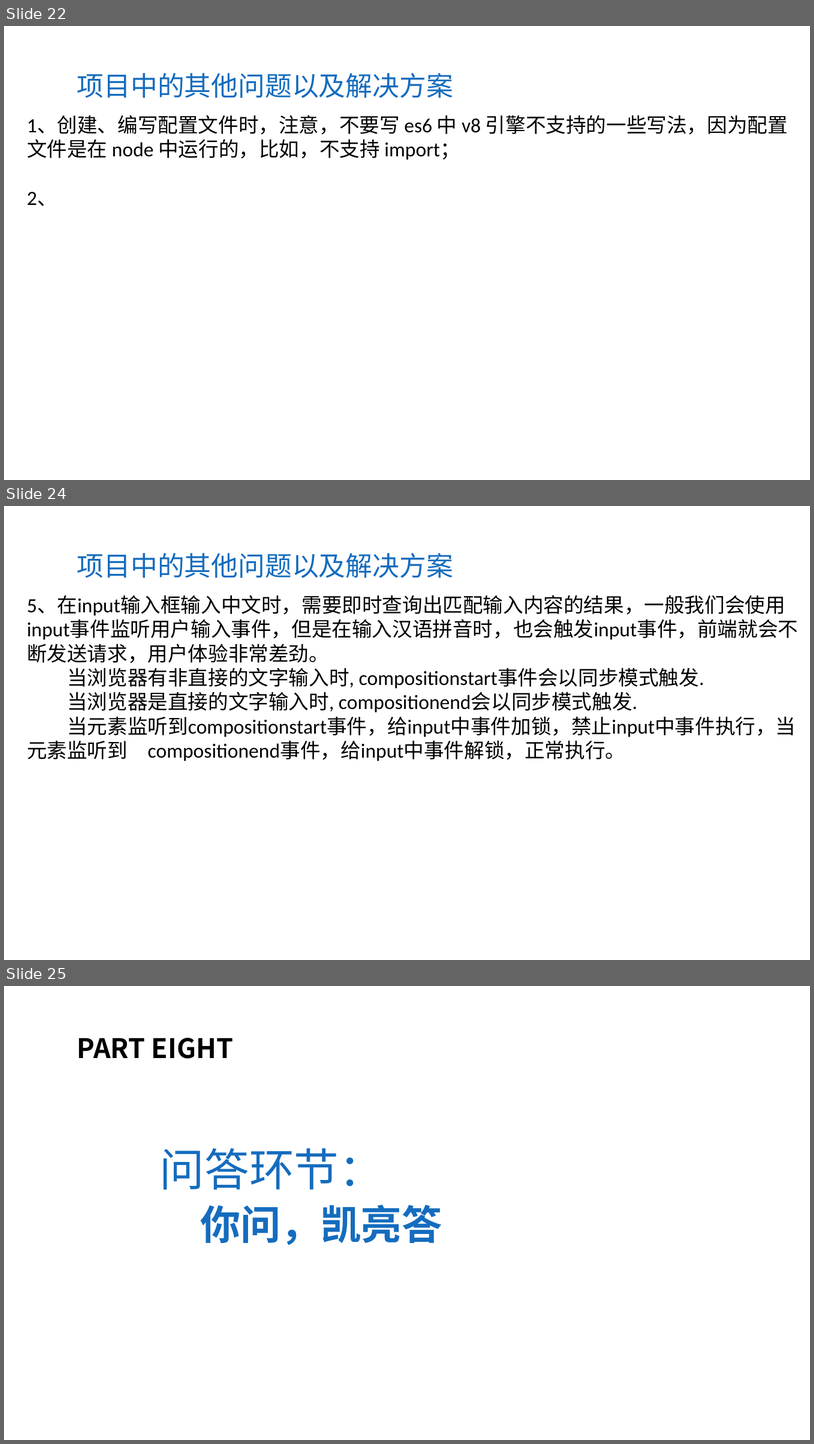
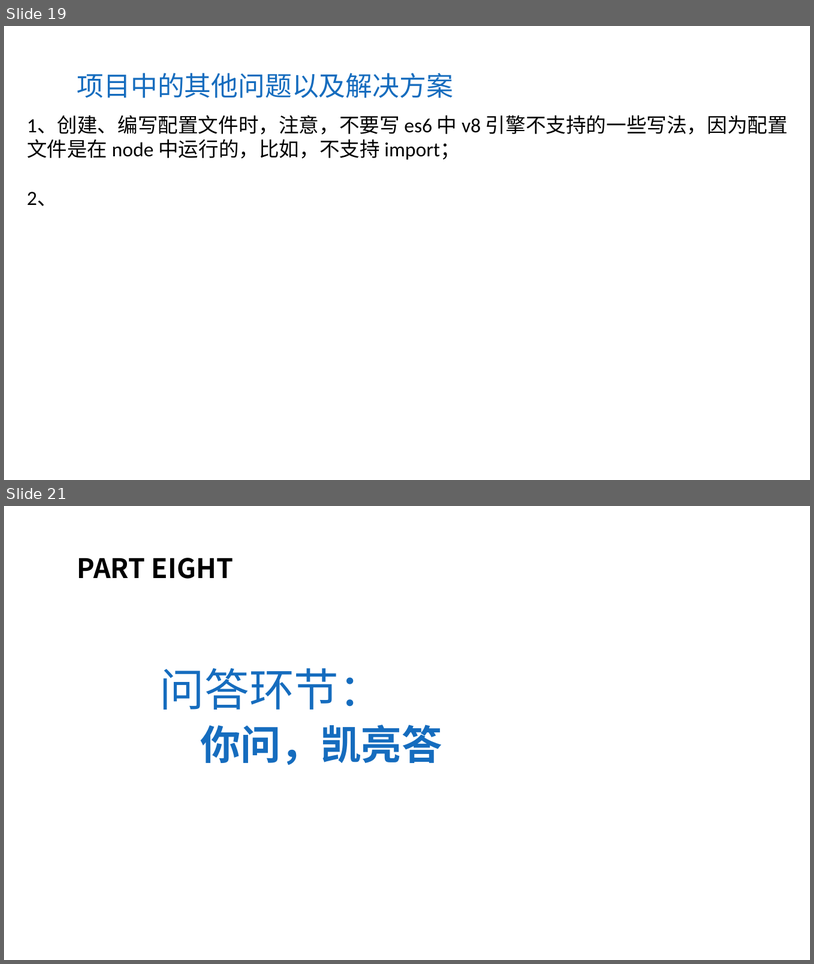
Before and after one commit to aYangLi/webpack-share, a slide deck: 20171208-李晨阳-Vue.js多页面项目Webpack配置方案.pptx. Shown one above the other, each under a label of ours: slides 22, 24 and 25 before the commit, slides 19 and 21 after it; the slides between them are not shown. The pictures are 814x1444 and 814x964 pixels, drawn with LibreOffice and Linux fonts; fonts in the diff are those of the drawing; background and template pictures are left out. Boxes give left, top, right and bottom in pixels: in the first picture for what was removed or moved away, otherwise in the second. Text is boxed around its words. In the diff, an @@ line names an element or a change of style, - is before the commit and + after.

```diff
--- a/20171208-李晨阳-Vue.js多页面项目Webpack配置方案.pptx
+++ b/20171208-李晨阳-Vue.js多页面项目Webpack配置方案.pptx
@@ slide 24 removed at box(4, 506, 810, 960), background picture (left out) @@
@@ text removed at box(77, 553, 453, 578) @@
-项目中的其他问题以及解决方案
@@ text removed at box(27, 596, 798, 761) @@
-5、在input输入框输入中文时，需要即时查询出匹配输入内容的结果，一般我们会使用input事件监听用户输入事件，但是在输入汉语拼音时，也会触发input事件，前端就会不断发送请求，用户体验非常差劲。
-当浏览器有非直接的文字输入时, compositionstart事件会以同步模式触发.
-当浏览器是直接的文字输入时, compositionend会以同步模式触发.
-当元素监听到compositionstart事件，给input中事件加锁，禁止input中事件执行，当元素监听到 compositionend事件，给input中事件解锁，正常执行。
@@ what was slide 22 is now slide 19 @@
@@ what was slide 25 is now slide 21 @@
```
Also in this commit, not shown: 2 slides changed, 1 slide added, 4 other slides removed.
